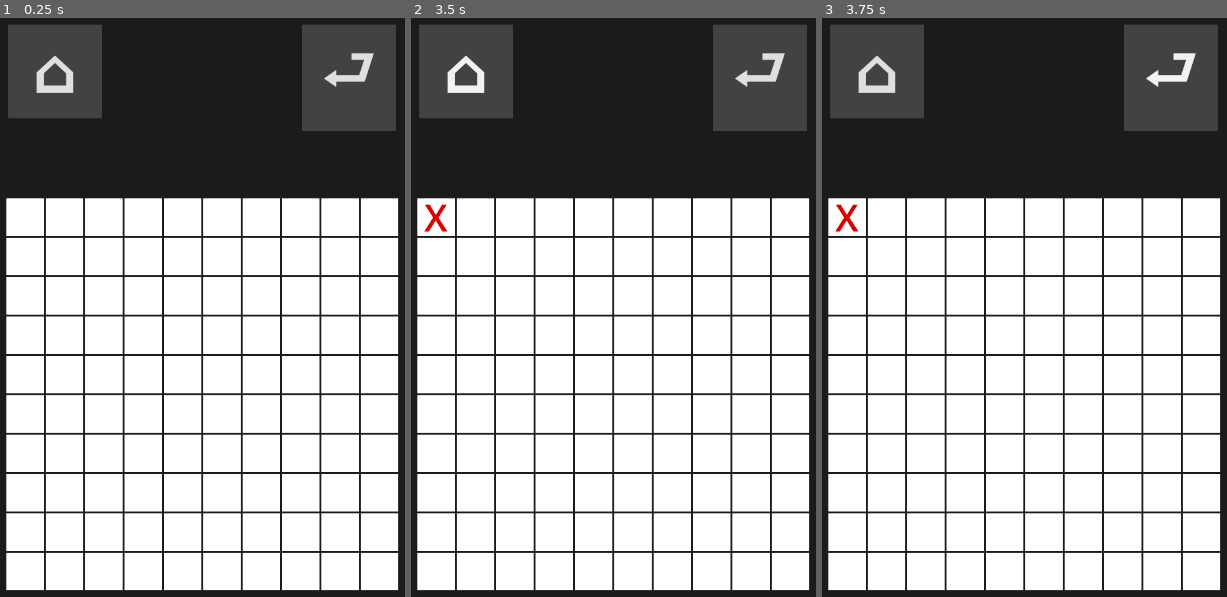
Above: before the commit, frames 1-3 (left to right).
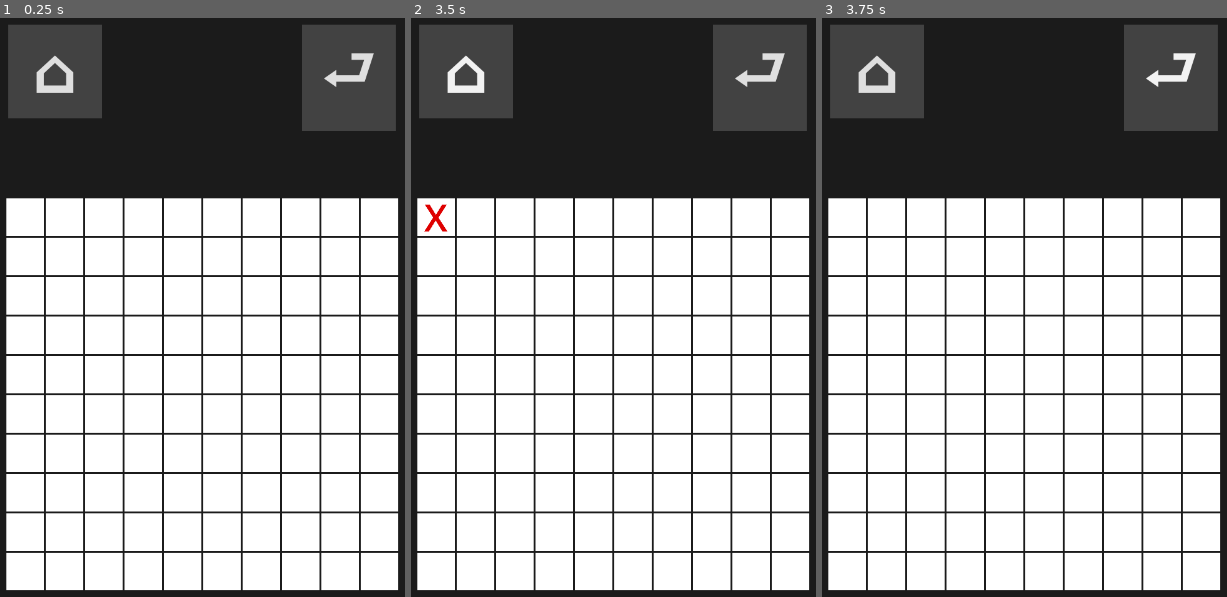
Above: after the commit, the same moments.

Repository: IonAir1/Tic-Tac-Toe
Game: Godot game, scene res://game/game_screen.tscn
Same seed, same stepped clock (60 frames per second), same inputs: the game is played once before the commit and once after it.
Inputs (mouse positions are in pixels of both pictures, inside the frame that each line leads up to):
- Up to frame 1 (0.25 s): no input
- Up to frame 2 (3.5 s): click "⮐" at 0.5 s; click "⌂" at 1.25 s; click (435, 214) at 2.02 s; click "⌂" at 2.75 s
- Up to frame 3 (3.75 s): click "⮐" at 3.5 s

Frames 1-2 are identical in both runs. In frame 3, 0.1% of the frame differs, in the area x 3-10%, y 32-37%.

Commit message:
added undo function

Diff:
--- a/game/game_screen.gd
+++ b/game/game_screen.gd
@@ -3,7 +3,7 @@
 var board:Array
 var curr_player: int = 1
 var players:Array
-
+var delete_history:Array
 
 
 func _ready():
@@ -52,6 +52,12 @@
 func delete_box(n):
 	if n > 0:
 		if len(players[curr_player - 1]) > n:
+			delete_history.append({
+				"box": players[curr_player - 1][0],
+				"state": board[players[curr_player - 1][0]]
+			})
+			if len(delete_history) > 10:
+				delete_history.remove_at(0)
 			board[players[curr_player - 1][0]] = 0
 			players[curr_player - 1].remove_at(0)
 
@@ -100,7 +106,21 @@
 
 
 func undo():
-	pass
+	var prev = curr_player - 1
+	if prev < 1:
+		prev = Global.player_count
+
+	if len(delete_history) > 0:
+		board[delete_history[-1]["box"]] = delete_history[-1]["state"]
+		players[prev - 1].insert(0, delete_history[-1]["box"])
+		delete_history.remove_at(delete_history.size() - 1)
+
+	if len(players[prev - 1]) > 0:
+		board[players[prev - 1][-1]] = 0
+		players[prev - 1].remove_at(players[prev - 1].size() - 1)
+		curr_player = prev
+
+	$CenterContainer/Board.update_board()
 
 
 func on_box_update():
--- a/game/game_screen.tscn
+++ b/game/game_screen.tscn
@@ -71,4 +71,5 @@
 [node name="Board" type="Node2D" parent="CenterContainer"]
 script = ExtResource("2_w2uk7")
 
+[connection signal="pressed" from="MarginContainer/Home" to="." method="_on_home_pressed"]
 [connection signal="pressed" from="MarginContainer/Undo" to="." method="_on_undo_pressed"]
